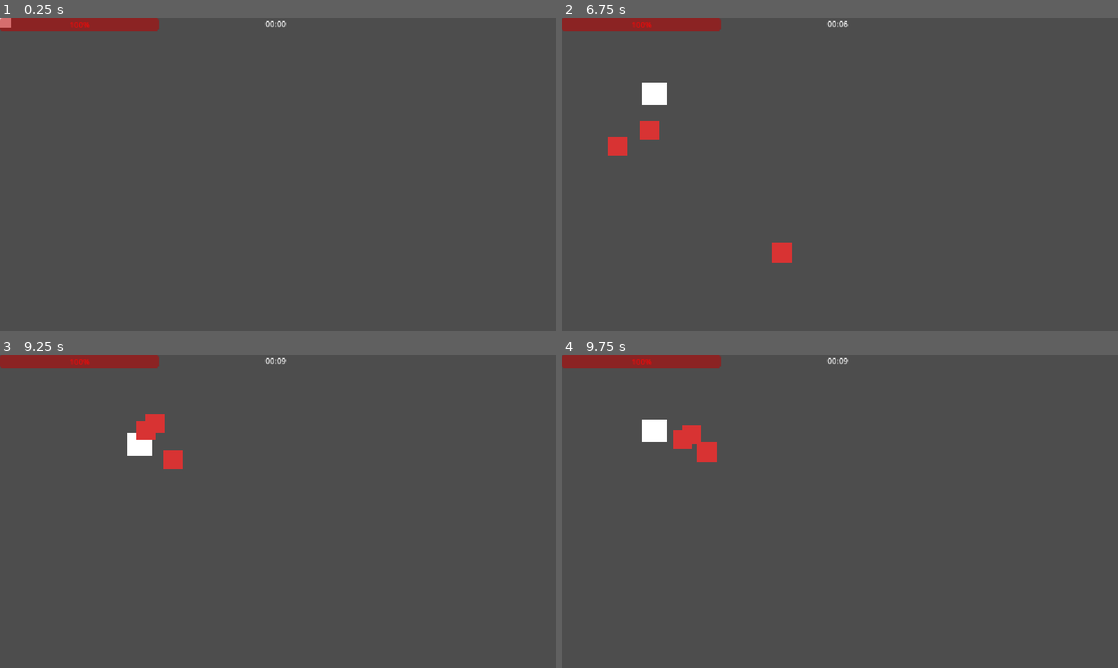
Above: before the commit, frames 1-4 (two rows, left to right).
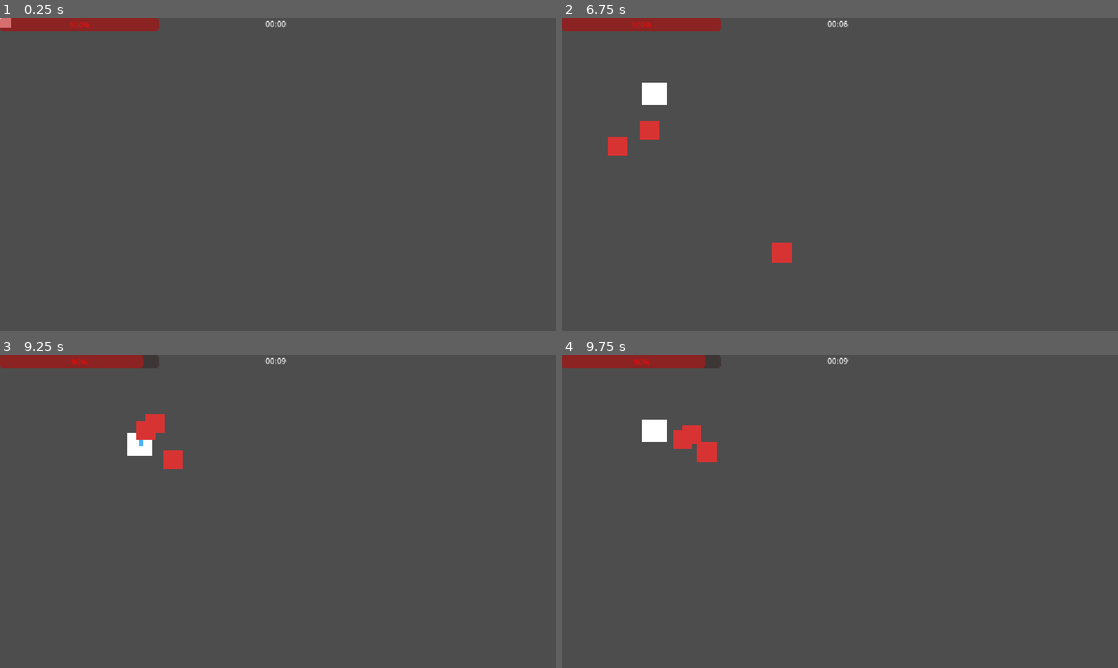
Above: after the commit, the same moments.

Repository: StickLick/Beta_Godot
Game: Godot game, scene res://Assets/Scenes/Main.tscn
Same seed, same stepped clock (60 frames per second), same inputs: the game is played once before the commit and once after it.
Inputs:
- Up to frame 1 (0.25 s): no input
- Up to frame 2 (6.75 s): tap Enter at 0.5 s; hold D (move_right) 0.53-1.28 s; hold S (move_down) 1.28-2.03 s; hold D (move_right) 2.03-2.78 s; hold W (move_up) 2.78-3.53 s; hold A (move_left) 3.53-5.03 s; hold S (move_down) 5.03-5.78 s; hold D (move_right) 5.78-6.53 s; hold W (move_up) from 6.53 s (still down)
- Up to frame 3 (9.25 s): release W (move_up) at 7.28 s; hold D (move_right) 7.28-8.03 s; hold S (move_down) 8.03-8.78 s; hold A (move_left) from 8.78 s (still down)
- Up to frame 4 (9.75 s): release A (move_left) at 9.53 s; hold W (move_up) from 9.53 s (still down)

Frames 1-2 are identical in both runs. In frame 3, 0.2% of the frame differs, in the area x 12-29%, y 0-30%; in frame 4, 0.2%.

Commit message:
7 all bug fix

Diff:
--- a/Assets/Scenes/Enemy.tscn
+++ b/Assets/Scenes/Enemy.tscn
@@ -24,11 +24,11 @@
 script = ExtResource("2_health")
 max_health = 30.0
 
-[node name="HurtboxComponent" type="Area2D" parent="." unique_id=1368622289 groups=["enemy"]]
-collision_layer = 0
+[node name="HurtboxComponent" type="Area2D" parent="." unique_id=1368622289 node_paths=PackedStringArray("health_component") groups=["enemy"]]
+collision_layer = 4
 collision_mask = 8
-monitorable = false
 script = ExtResource("3_hurtbox")
+health_component = NodePath("../HealthComponent")
 faction = "enemy"
 
 [node name="CollisionShape2D" type="CollisionShape2D" parent="HurtboxComponent" unique_id=1666230415]
--- a/Assets/Scenes/Player.tscn
+++ b/Assets/Scenes/Player.tscn
@@ -27,11 +27,11 @@
 [node name="HealthComponent" type="Node2D" parent="CharacterBody2D" unique_id=43408329]
 script = ExtResource("2_b2ifw")
 
-[node name="HurtboxComponent" type="Area2D" parent="CharacterBody2D" unique_id=1610656656]
-collision_layer = 0
+[node name="HurtboxComponent" type="Area2D" parent="CharacterBody2D" unique_id=1610656656 node_paths=PackedStringArray("health_component") groups=["Player"]]
+collision_layer = 2
 collision_mask = 16
-monitorable = false
 script = ExtResource("3_hurtbox")
+health_component = NodePath("../HealthComponent")
 
 [node name="CollisionShape2D" type="CollisionShape2D" parent="CharacterBody2D/HurtboxComponent" unique_id=1006817211]
 shape = SubResource("RectangleShape2D_hurtbox")
@@ -40,9 +40,9 @@
 script = ExtResource("4_weapon")
 
 [node name="DetectionArea" type="Area2D" parent="CharacterBody2D/WeaponComponent" unique_id=129713877]
-collision_layer = 8
-collision_mask = 0
-monitoring = false
+collision_layer = 0
+collision_mask = 4
+monitorable = false
 
 [node name="CollisionShape2D" type="CollisionShape2D" parent="CharacterBody2D/WeaponComponent/DetectionArea" unique_id=42854914]
 shape = SubResource("CircleShape2D_detection")
--- a/scripts/hitbox_component.gd
+++ b/scripts/hitbox_component.gd
@@ -8,3 +8,15 @@
 func _ready() -> void:
 	monitoring = false
 	monitorable = true
+
+	var parent_name: String = get_parent().name if get_parent() != null else "unknown"
+
+	if collision_layer == 0:
+		print(
+			"[HITBOX ERROR] Hitbox on node '" + parent_name + "' has no collision layer set in Inspector!"
+		)
+
+	if faction == "":
+		print(
+			"[HITBOX WARNING] Hitbox on node '" + parent_name + "' has an empty faction!"
+		)
--- a/scripts/hurtbox_component.gd
+++ b/scripts/hurtbox_component.gd
@@ -14,7 +14,19 @@
 
 func _ready() -> void:
 	monitoring = true
-	monitorable = false
+	monitorable = true
+
+	var parent_name: String = get_parent().name if get_parent() != null else "unknown"
+
+	if health_component == null:
+		print(
+			"[HURTBOX ERROR] Hurtbox on node '" + parent_name + "' has NO HealthComponent assigned in the Inspector!"
+		)
+
+	if collision_mask == 0:
+		print(
+			"[HURTBOX ERROR] Hurtbox on node '" + parent_name + "' has collision mask set to 0 (it will never detect any hitboxes)!"
+		)
 
 	area_entered.connect(_on_area_entered)
 
@@ -32,10 +44,10 @@
 	if _is_invulnerable:
 		return
 
-	if _factions_match(hitbox.faction, faction):
+	if hitbox.get_parent() == get_parent():
 		return
 
-	if hitbox.get_parent() == get_parent() or hitbox.owner == owner or hitbox.get_parent() == self:
+	if hitbox.faction.to_lower() == faction.to_lower():
 		return
 
 	_apply_damage(hitbox.damage)
@@ -59,15 +71,11 @@
 		if not hitbox:
 			continue
 
-		if _factions_match(hitbox.faction, faction):
+		if hitbox.get_parent() == get_parent():
 			continue
 
-		if hitbox.get_parent() == get_parent() or hitbox.owner == owner or hitbox.get_parent() == self:
+		if hitbox.faction.to_lower() == faction.to_lower():
 			continue
 
 		_apply_damage(hitbox.damage)
 		break
-
-
-func _factions_match(faction_a: String, faction_b: String) -> bool:
-	return faction_a.to_lower() == faction_b.to_lower()
